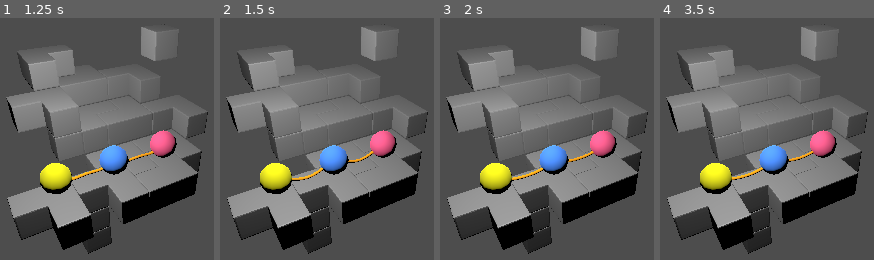
Above: before the commit, frames 1-4 (left to right).
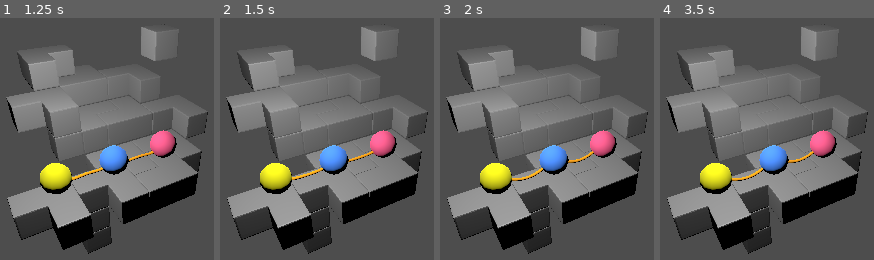
Above: after the commit, the same moments.

Repository: kmichalikk/last-camp-game
Game: Godot game, scene res://world.tscn
The game is run twice, just before and just after one commit, with the same random seed, the same clock (stepped at 60 frames per second) and the same inputs.
Inputs (mouse positions are in pixels of both pictures, inside the frame that each line leads up to):
- Up to frame 1 (1.25 s): move the mouse to (outside the picture) at 0.52 s; hold Z (undo, bound only after the commit) from 0.53 s (still down); click (outside the picture) at 0.67 s
- Up to frame 2 (1.5 s): tap Enter at 1.25 s; move the mouse to (outside the picture) at 1.27 s; release Z (undo, bound only after the commit) at 1.28 s; tap Z (undo, bound only after the commit) at 1.35 s; click (outside the picture) at 1.42 s
- Up to frame 3 (2 s): no input
- Up to frame 4 (3.5 s): move the mouse to (outside the picture) at 2.02 s; hold Z (undo, bound only after the commit) 2.03-2.78 s; click (outside the picture) at 2.17 s; move the mouse to (756, 252) at 2.77 s; tap Z (undo, bound only after the commit) at 2.85 s; click (756, 252) at 2.92 s

Frame 1 is identical in both runs. In frame 2, 0.5% of the frame differs, in the area x 33-72%, y 55-68%; in frame 3, 0.4%; in frame 4, 0.5%, in the area x 33-72%, y 54-68%.
Error after the commit: Unable to iterate on object of type 'Nil'. (res://history.gd:30)

Commit message:
feat: Add undo operation

Diff:
--- a/game_state.gd
+++ b/game_state.gd
@@ -1,4 +1,5 @@
 extends Node
+
 
 signal selection_changed(new_player: Player)
 signal game_over()
@@ -8,6 +9,9 @@
 
 var target_player: Player = null
 var is_game_over = false
+
+func _init() -> void:
+	add_to_group("history")
 
 func toggle_selection(player: Player):
 	if target_player == player:
@@ -83,3 +87,13 @@
 
 func can_player_stack_onto_player(stacking_player: Player, base_player: Player):
 	return stacking_player != base_player and _target_is_reachable(stacking_player, base_player)
+
+func snapshot() -> Variant:
+	return {
+		"target_player": target_player,
+		"is_game_over": is_game_over
+	}
+
+func restore_from_snapshot(data: Variant):
+	is_game_over = data.is_game_over
+	_select_player(data.target_player)
--- /dev/null
+++ b/history.gd
@@ -0,0 +1,33 @@
+extends Node
+
+signal action_performed
+
+const PHYSICS_SETTLED_AFTER_ACTION_THRESHOLD = 0.5
+
+var _state_history = []
+var _should_undo_current_state_first = true
+
+func _ready() -> void:
+	connect("action_performed", snapshot)
+
+func _input(event: InputEvent) -> void:
+	if event.is_action_pressed("undo"):
+		if (_should_undo_current_state_first):
+			undo_one()
+			_should_undo_current_state_first = false
+		undo_one()
+
+func snapshot():
+	await get_tree().create_timer(PHYSICS_SETTLED_AFTER_ACTION_THRESHOLD).timeout
+	var data = {}
+	for node in get_tree().get_nodes_in_group("history"):
+		data[node.get_path()] = node.snapshot()
+	_state_history.push_back(data)
+	_should_undo_current_state_first = true
+
+func undo_one():
+	var last_entry = _state_history.pop_back()
+	for path in last_entry:
+		get_node(path).restore_from_snapshot(last_entry[path])
+	if (_state_history.size() == 0):
+		_state_history.push_back(last_entry)
--- a/player.gd
+++ b/player.gd
@@ -21,6 +21,8 @@
 var is_fixed: bool = false
 
 func _ready() -> void:
+	add_to_group("history")
+
 	material.albedo_color = player_color
 	material.emission = player_color
 	material.emission_enabled = false
@@ -69,6 +71,7 @@
 			detach_player_above()
 	freeze = true
 	is_fixed = true
+	History.action_performed.emit()
 
 func detach_player_above():
 	if (player_above == null):
@@ -130,3 +133,22 @@
 	is_grabbing = false
 	is_fixed = false
 	freeze = false
+
+func snapshot() -> Variant:
+	return {
+		"player_above": player_above,
+		"player_below": player_below,
+		"is_grabbing": is_grabbing,
+		"is_fixed": is_fixed,
+		"global_transform": global_transform
+	}
+
+func restore_from_snapshot(data: Variant):
+	player_above = data.player_above
+	player_below = data.player_below
+	is_grabbing = data.is_grabbing
+	if (is_grabbing):
+		grab_indicator.visible = true
+	is_fixed = data.is_fixed
+	freeze = is_fixed
+	global_transform = data.global_transform
--- a/project.godot
+++ b/project.godot
@@ -17,7 +17,16 @@
 
 [autoload]
 
+History="*uid://djm1g7ilgipoe"
 GameState="*uid://cq2l18duq1drb"
+
+[input]
+
+undo={
+"deadzone": 0.2,
+"events": [Object(InputEventKey,"resource_local_to_scene":false,"resource_name":"","device":0,"window_id":0,"alt_pressed":false,"shift_pressed":false,"ctrl_pressed":false,"meta_pressed":false,"pressed":false,"keycode":0,"physical_keycode":90,"key_label":0,"unicode":0,"location":0,"echo":false,"script":null)
+]
+}
 
 [layer_names]
 
--- a/rope.gd
+++ b/rope.gd
@@ -23,6 +23,7 @@
 var broken: bool = false
 
 func _init(joint_position: Array[Vector3] = [], segment_distance: Vector3 = Vector3.ZERO) -> void:
+	add_to_group("history")
 	self.joint_positions = joint_positions
 	self.segment_distance = segment_distance
 
@@ -41,6 +42,8 @@
 	_make_rope.call_deferred(player_a_ref, player_b_ref, joint_positions)
 
 func _make_rope(first_end_ref: RigidBody3D, second_end_ref: RigidBody3D, joint_positions: Array[Vector3]):
+	global_position = Vector3.ZERO
+
 	var segments_positions = []
 	var segments_directions = []
 	var joints = []
@@ -151,10 +154,23 @@
 	return total
 
 func get_joint_points() -> Array[Vector3]:
-	var joint_points = []
-	for i in range(0, strain_points.size(), 2):
-		if (i == 0 || i + 1 == strain_points.size()):
-			joint_points.push_back(strain_points[i].global_position)
-		else:
-			joint_points.push_back((strain_points[i-1].global_position + strain_points[i].global_position) / 2)
+	var joint_points: Array[Vector3] = []
+	joint_points.push_back(strain_points[0].global_position)
+	for i in range(2, strain_points.size()-1, 2):
+		joint_points.push_back((strain_points[i-1].global_position + strain_points[i].global_position) / 2)
+	joint_points.push_back(strain_points[-1].global_position)
 	return joint_points
+
+func snapshot() -> Variant:
+	return {
+		"joint_positions": get_joint_points(),
+	}
+
+func restore_from_snapshot(data: Variant):
+	joint_positions = data.joint_positions
+	broken = false
+	time_under_strain = 0
+	strain_points.clear()
+	for child in get_children():
+		child.free()
+	_make_rope(player_a_ref, player_b_ref, joint_positions)
--- a/world.tscn
+++ b/world.tscn
@@ -70,10 +70,6 @@
 can_grab_west = true
 can_grab_east = true
 
-[node name="BluePlayer" parent="." unique_id=1513608525 node_paths=PackedStringArray("attached_ropes") instance=ExtResource("1_f3sb7")]
-transform = Transform3D(1, 0, 0, 0, 1, 0, 0, 0, 1, 0, 1, 0)
-attached_ropes = [NodePath("../RopeBlueYellow"), NodePath("../RopeBlueMagenta")]
-
 [node name="Camera3D" type="Camera3D" parent="." unique_id=580584148]
 transform = Transform3D(0.49776617, -0.5085401, 0.7025781, 0, 0.81006455, 0.5863408, -0.8673114, -0.2918606, 0.4032227, 7.368701, 5.7291045, 3.350478)
 
@@ -83,20 +79,24 @@
 light_size = 0.148
 omni_range = 587.861
 
+[node name="BluePlayer" parent="." unique_id=1513608525 node_paths=PackedStringArray("attached_ropes") instance=ExtResource("1_f3sb7")]
+transform = Transform3D(1, 0, 0, 0, 1, 0, 0, 0, 1, 0, 1, 0)
+attached_ropes = [NodePath("../RopeBlueYellow"), NodePath("../RopeBlueMagenta")]
+
 [node name="YellowPlayer" parent="." unique_id=1424847384 node_paths=PackedStringArray("attached_ropes") instance=ExtResource("1_f3sb7")]
 transform = Transform3D(1, 0, 0, 0, 1, 0, 0, 0, 1, 0, 1, 2)
 player_color = Color(0.8681055, 0.85430175, 0, 1)
 attached_ropes = [NodePath("../RopeBlueYellow")]
-
-[node name="RopeBlueYellow" parent="." unique_id=1995825324 node_paths=PackedStringArray("player_a_ref", "player_b_ref") instance=ExtResource("3_tlwt5")]
-player_a_ref = NodePath("../BluePlayer")
-player_b_ref = NodePath("../YellowPlayer")
 
 [node name="MagentaPlayer" parent="." unique_id=1502662344 node_paths=PackedStringArray("attached_ropes") instance=ExtResource("1_f3sb7")]
 transform = Transform3D(1, 0, 0, 0, 1, 0, 0, 0, 1, 0, 1, -2)
 player_color = Color(1, 0.36719185, 0.5659509, 1)
 attached_ropes = [NodePath("../RopeBlueMagenta")]
 
+[node name="RopeBlueYellow" parent="." unique_id=1995825324 node_paths=PackedStringArray("player_a_ref", "player_b_ref") instance=ExtResource("3_tlwt5")]
+player_a_ref = NodePath("../BluePlayer")
+player_b_ref = NodePath("../YellowPlayer")
+
 [node name="RopeBlueMagenta" parent="." unique_id=1453056359 node_paths=PackedStringArray("player_a_ref", "player_b_ref") instance=ExtResource("3_tlwt5")]
 player_a_ref = NodePath("../BluePlayer")
 player_b_ref = NodePath("../MagentaPlayer")
Not shown, added: history.gd.uid
